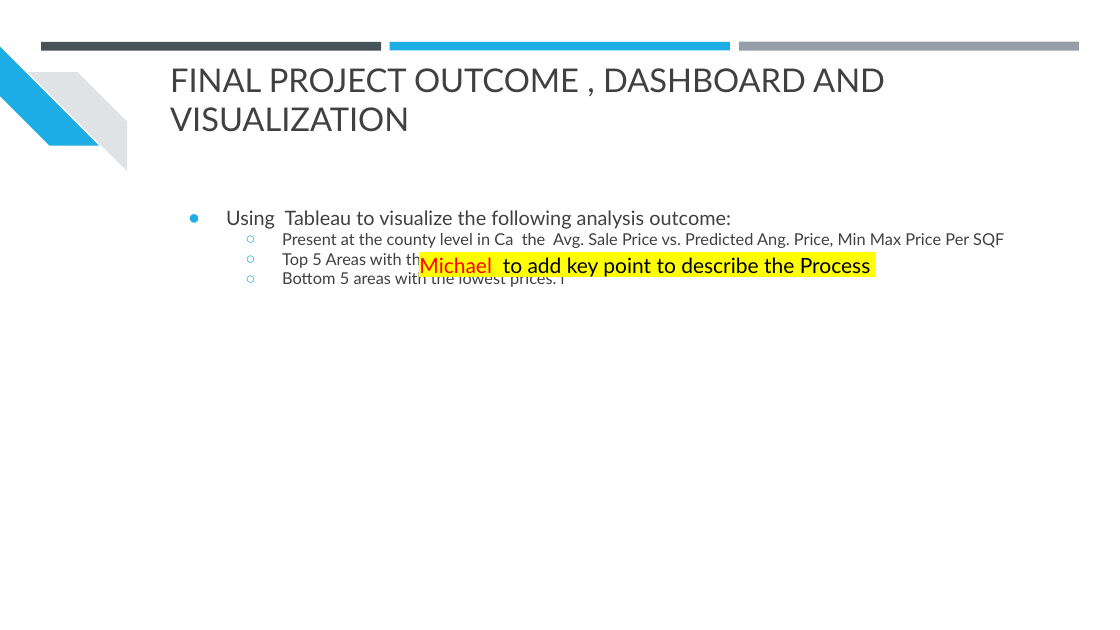
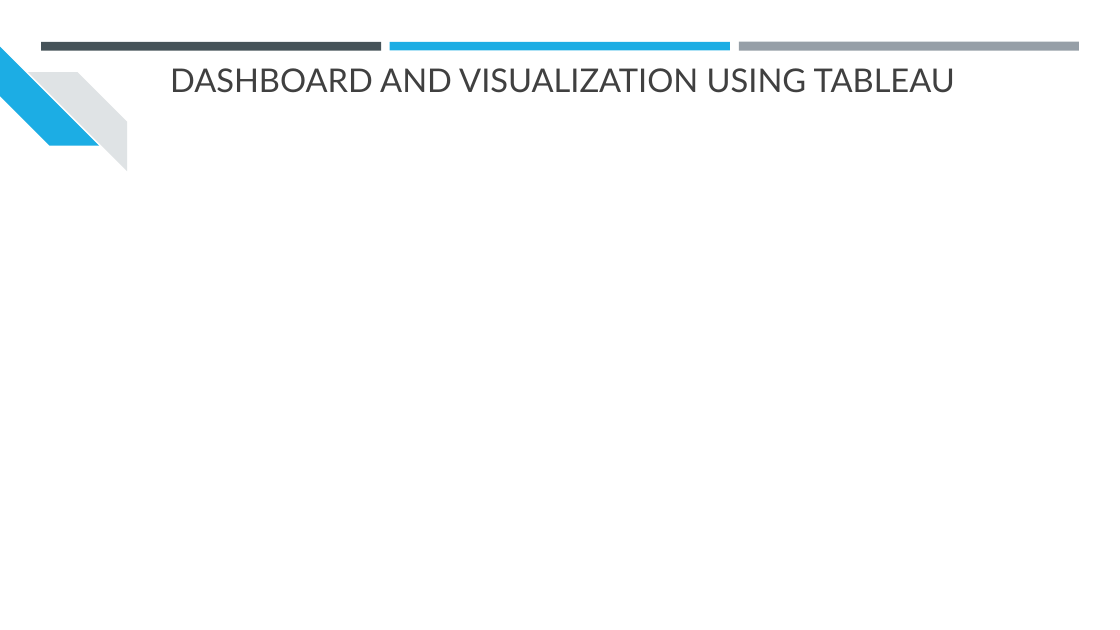
Before and after one commit to srthirum1/Final_Group_Project, a slide deck: slide 8 of Final_Project/CA Housing Prices Analysis.pptx. Drawn at 1120x630 pixels with LibreOffice and Linux fonts; fonts in the diff are those of the drawing. Boxes give left, top, right and bottom in pixels: in the first picture for what was removed or moved away, otherwise in the second. Text is boxed around its words. In the diff, an @@ line names an element or a change of style, - is before the commit and + after.

Commit message:
updated PPT

```diff
--- a/Final_Project/CA Housing Prices Analysis.pptx
+++ b/Final_Project/CA Housing Prices Analysis.pptx
@@ title at (x1=170, y1=68, x2=955, y2=93): text changed @@
-FINAL PROJECT OUTCOME , DASHBOARD AND VISUALIZATION
+DASHBOARD AND VISUALIZATION USING TABLEAU
@@ text removed at (x1=226, y1=210, x2=1004, y2=289) @@
-● Using Tableau to visualize the following analysis outcome:
-  ○ Present at the county level in Ca the Avg. Sale Price vs. Predicted Ang. Price, Min Max Price Per SQF
-  ○ Top 5 Areas with the Highest prices.
-  ○ Bottom 5 areas with the lowest prices. l
@@ text removed at (x1=419, y1=257, x2=871, y2=277) @@
-Michael to add key point to describe the Process
```
Also in this commit, not shown: 3 slides added.
